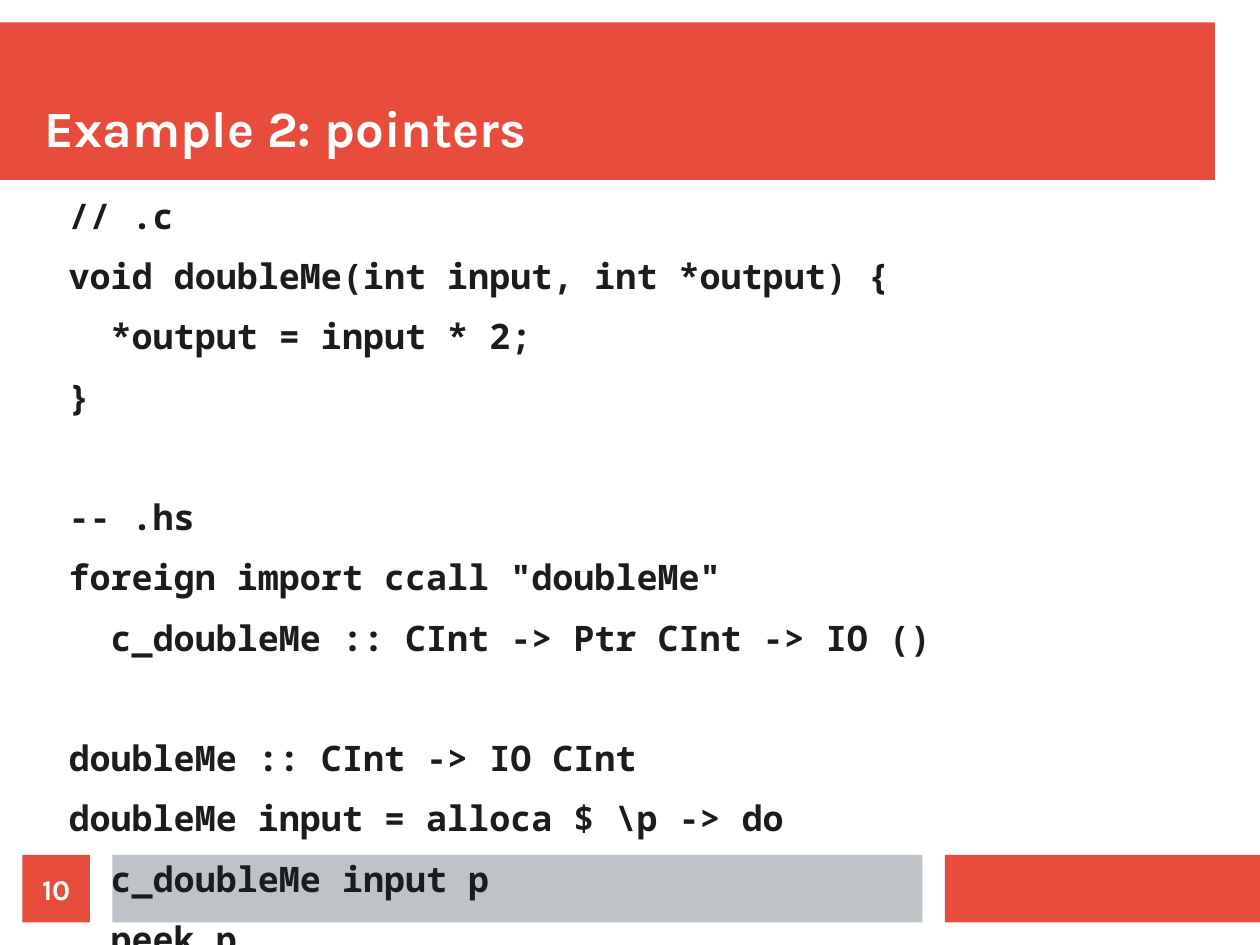
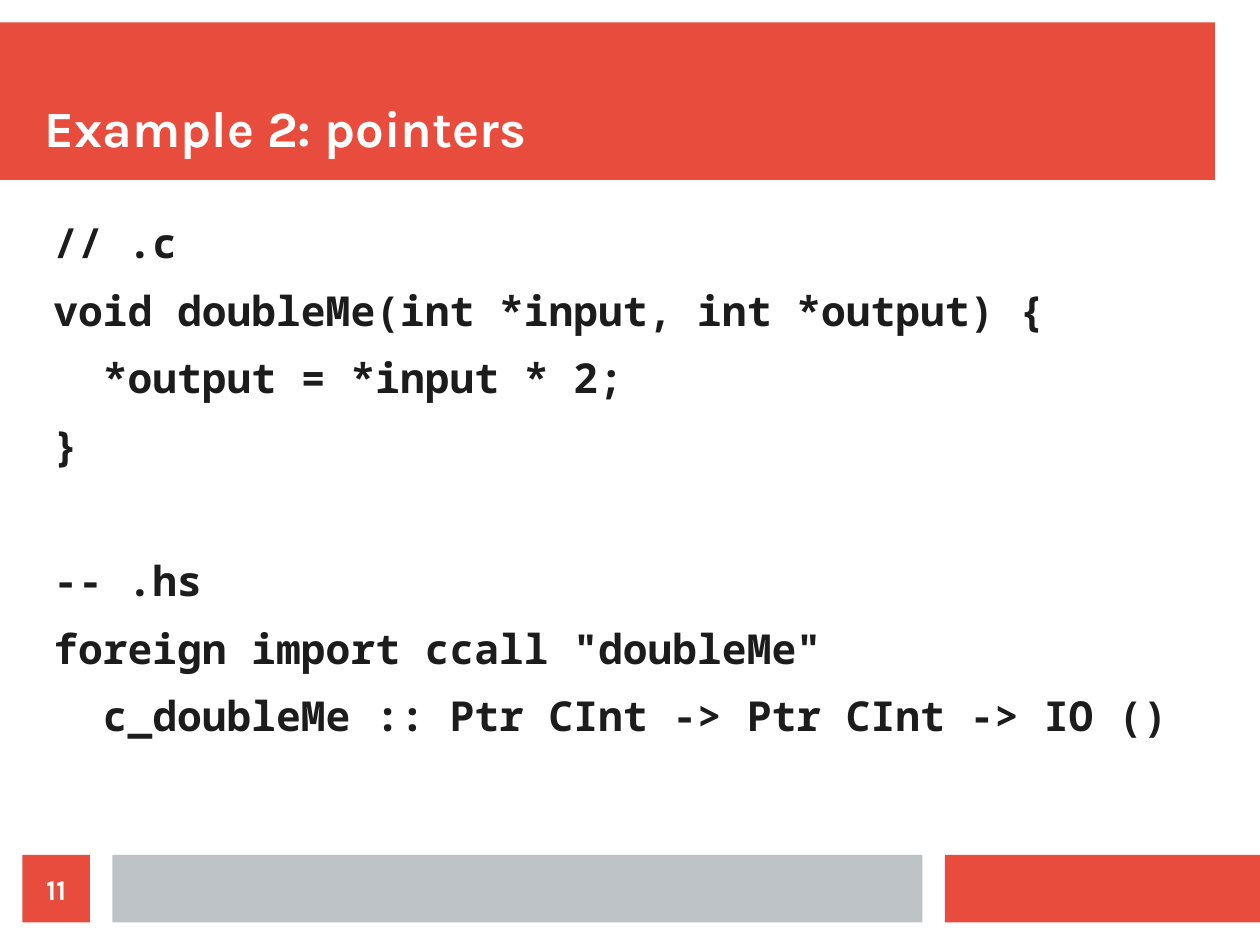
Before and after one commit to mtolly/haskell-c-talk, a slide deck: slide 11 of presentation.odp (slide 10 before the commit). Drawn at 1260x945 pixels with LibreOffice and Linux fonts; fonts in the diff are those of the drawing. Boxes give left, top, right and bottom in pixels: in the first picture for what was removed or moved away, otherwise in the second. Text is boxed around its words. In the diff, an @@ line names an element or a change of style, - is before the commit and + after.

Commit message:
Presentation progress

```diff
--- a/presentation.odp
+++ b/presentation.odp
@@ text at (53, 235, 821, 674): size 22.1 to 26 pt in "// .c", "}", "-- .hs", "foreign import ccall "doubleMe"" @@
@@ text "// .c": place and size @@
-text "// .c" at (69, 209, 868, 902)
+text "// .c" at (53, 235, 1094, 739)
@@ text at (53, 294, 994, 403): text changed; size 22.1 to 26 pt @@
-void doubleMe(int input, int *output) {
-*output = input * 2;
+void doubleMe(int *input, int *output) {
+*output = *input * 2;
@@ text at (103, 699, 1094, 739): text changed; size 22.1 to 26 pt @@
-c_doubleMe :: CInt -> Ptr CInt -> IO ()
-doubleMe :: CInt -> IO CInt
-doubleMe input = alloca $ \p -> do
-c_doubleMe input p
-peek p
+c_doubleMe :: Ptr CInt -> Ptr CInt -> IO ()
@@ page number at (46, 881, 66, 900): text changed @@
-10
+11
```
Also in this commit, not shown: 3 other slides changed, 1 slide added, 5 other files.
